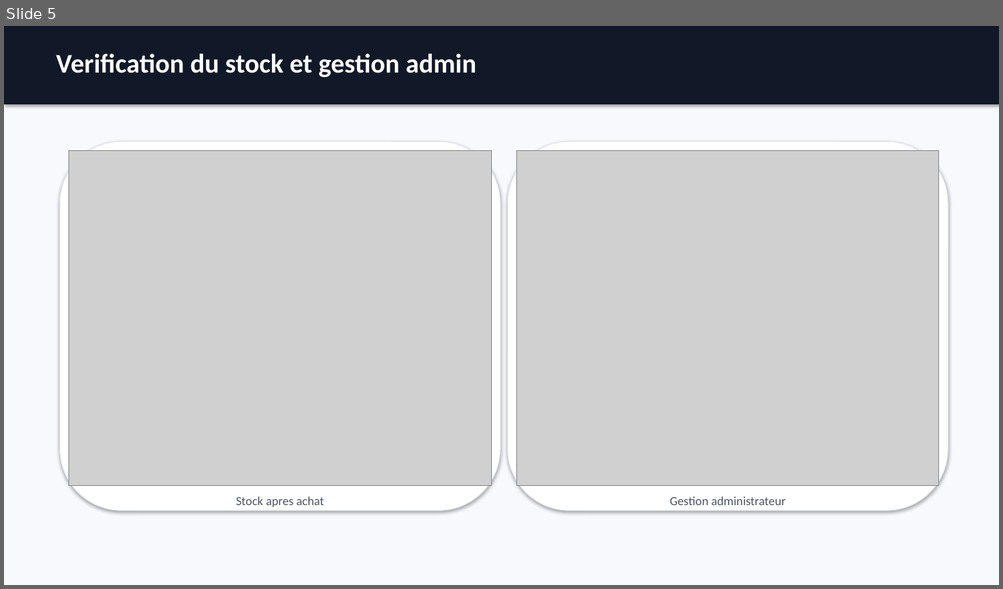
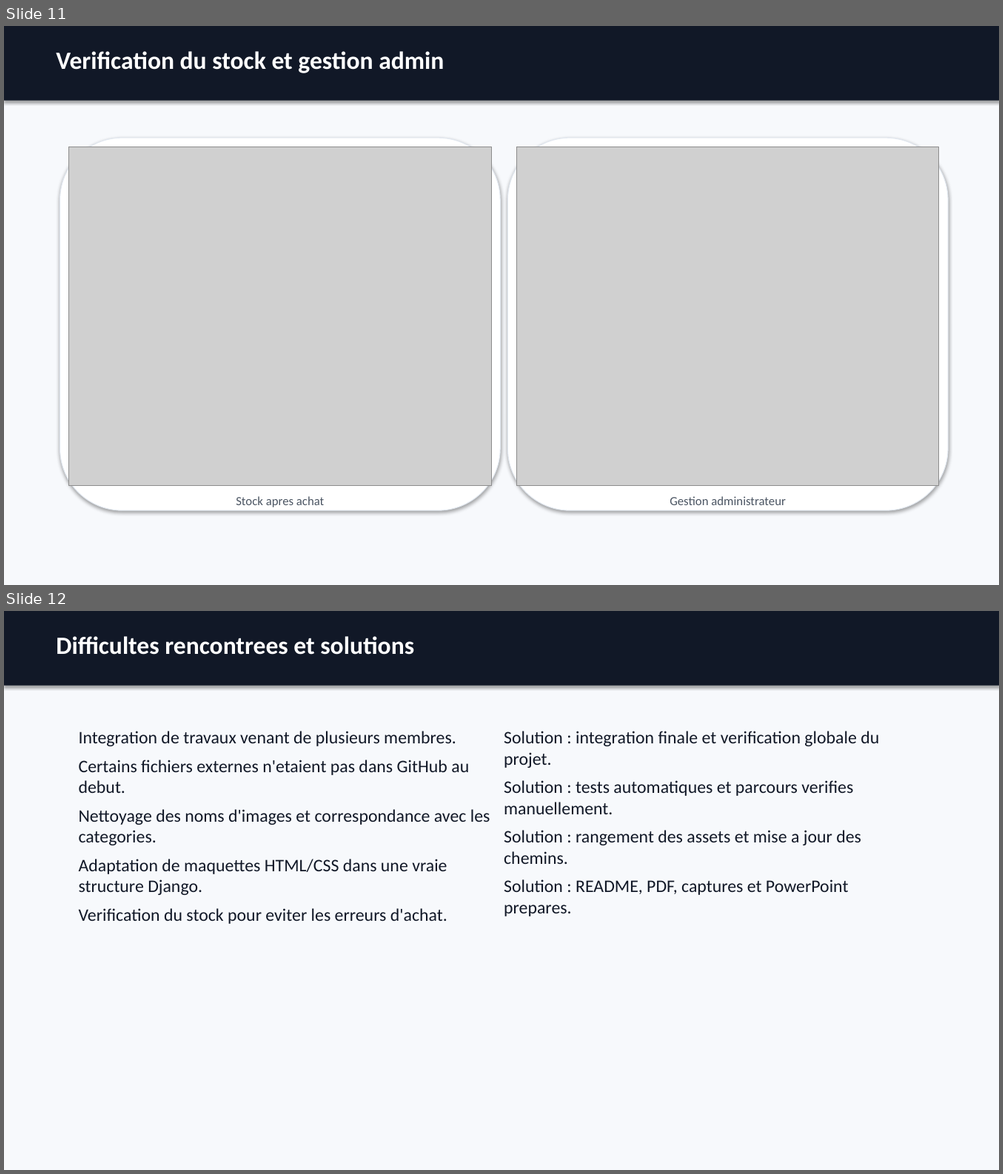
Before and after one commit to Djakumani/Projet-Python-Boutique, a slide deck: docs/presentation_soutenance_boutique.pptx. Shown one above the other, each under a label of ours: slide 5 before the commit, slides 11 and 12 after it. The pictures are 1003x589 and 1003x1174 pixels, drawn with LibreOffice and Linux fonts; fonts in the diff are those of the drawing; grey boxes stand for pictures. Boxes give left, top, right and bottom in pixels: in the first picture for what was removed or moved away, otherwise in the second. Text is boxed around its words. In the diff, an @@ line names an element or a change of style, - is before the commit and + after.

Commit message:
Expand soutenance materials and update women images

```diff
--- a/docs/presentation_soutenance_boutique.pptx
+++ b/docs/presentation_soutenance_boutique.pptx
@@ slide 12 added at (4, 611, 999, 1170), background #F7F9FC @@
@@ rectangle added at (4, 611, 999, 686), fill #111827 @@
@@ text added at (56, 636, 414, 655), 24 pt, text #FFFFFF, bold @@
+Difficultes rencontrees et solutions
@@ text added at (79, 731, 490, 924), 17 pt, text #111827 @@
+Integration de travaux venant de plusieurs membres.
+Certains fichiers externes n'etaient pas dans GitHub au debut.
+Nettoyage des noms d'images et correspondance avec les categories.
+Adaptation de maquettes HTML/CSS dans une vraie structure Django.
+Verification du stock pour eviter les erreurs d'achat.
@@ text added at (504, 731, 879, 917), 17 pt, text #111827 @@
+Solution : integration finale et verification globale du projet.
+Solution : tests automatiques et parcours verifies manuellement.
+Solution : rangement des assets et mise a jour des chemins.
+Solution : README, PDF, captures et PowerPoint prepares.
@@ what was slide 5 is now slide 11 @@
@@ slide 11 changed as well @@
@@ rectangle: place and size @@
-rectangle at (4, 26, 999, 104)
+rectangle at (4, 26, 999, 101)
@@ text "Verification du stock et gestion ..." at (56, 51, 444, 73): size 26 to 24 pt @@
@@ rounded rectangle: place and size @@
-rounded rectangle at (60, 141, 500, 511)
+rounded rectangle at (60, 138, 500, 511)
@@ picture: place and size @@
-picture at (69, 150, 491, 486)
+picture at (69, 147, 491, 486)
@@ rounded rectangle: place and size @@
-rounded rectangle at (508, 141, 948, 511)
+rounded rectangle at (508, 138, 948, 511)
@@ picture: place and size @@
-picture at (517, 150, 939, 486)
+picture at (517, 147, 939, 486)
```
Also in this commit, not shown: 4 other slides changed, 7 other slides added, 2 slides removed, 5 other files.
